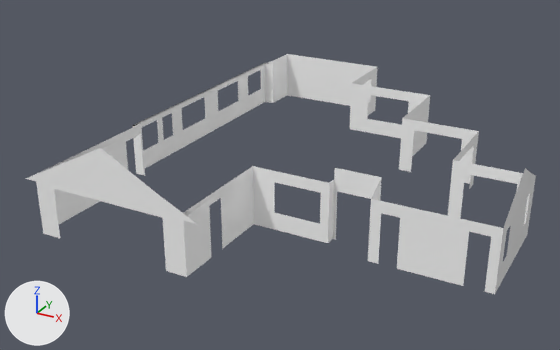
The FBX model External_Assets/FBX/VRPlan_House/OutsideGib.fbx, before and after one commit.
The view is the same before and after, from a 50 mm camera at (12.9, -29.4, 11.7) aimed at (-2.2, -1.9, -2.1). Every picture has the same lights, and +X, +Y and +Z are marked at lower left. Where no turn or scale is listed for an object, it has been applied to the vertices.

The first picture shows 'OutsideGib'.
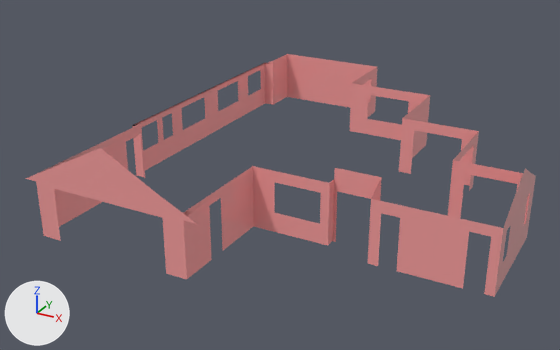
Scene script edits in JSON lines:
```json
{"op": "add", "block": "mat_new", "code": ["mat_new = principled_material('New')", "mat_new.base_color = (0.93, 0.347, 0.347)  # pink #f79f9f", "mat_new.roughness = 0.0"]}
{"block": "me_mesh", "where": "me_mesh.from_pydata(...)  # 518 vertices, 796 faces; spans x -9.5..7.8, y -7.4..12.7, z -4.9..-0.7"}
{"block": "me_mesh", "where": "# used by ob_outsidegib; location = (0.65, -2.71, 2.26)"}
{"op": "remove", "block": "me_mesh", "code": "me_mesh.materials.append(mat_default)  # white #ffffff"}
{"block": "me_mesh", "change": "me_mesh part 1: all 63 vertices in x -9.4..7.8, y -7.4..12.7, z -4.9 are moved by (0.0, 0.0, -0.1)"}
{"op": "add", "block": "me_mesh", "code": "me_mesh.materials.append(mat_new)  # pink #f79f9f"}
```

Boxes [x1, y1, x2, y2] around the edits, measured in the pictures (560 x 350 px; the box of a moved part takes in the faces that stretch with it):
```json
{"object": "OutsideGib", "change": "recoloured, reshaped", "before": [26, 54, 536, 294], "after": [26, 54, 536, 297], "on screen": "white to pink"}
{"part": 1, "of": "me_mesh", "change": "moved or reshaped", "before": [41, 83, 530, 294], "after": [41, 83, 530, 297]}
```
